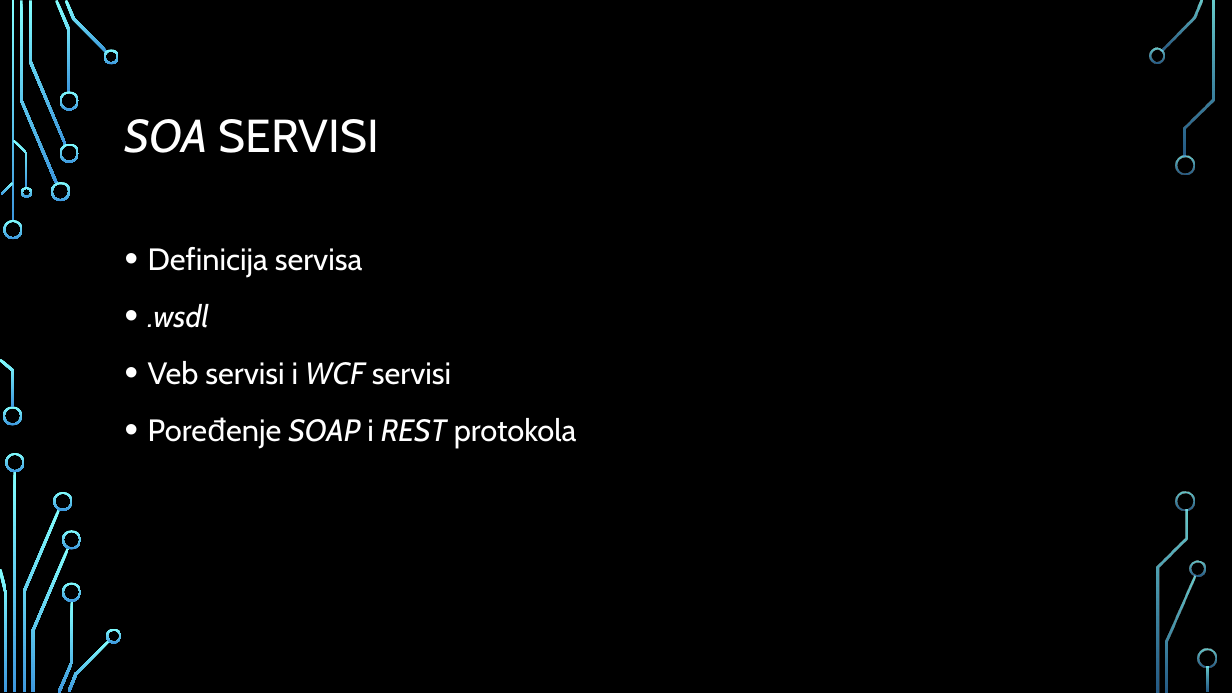
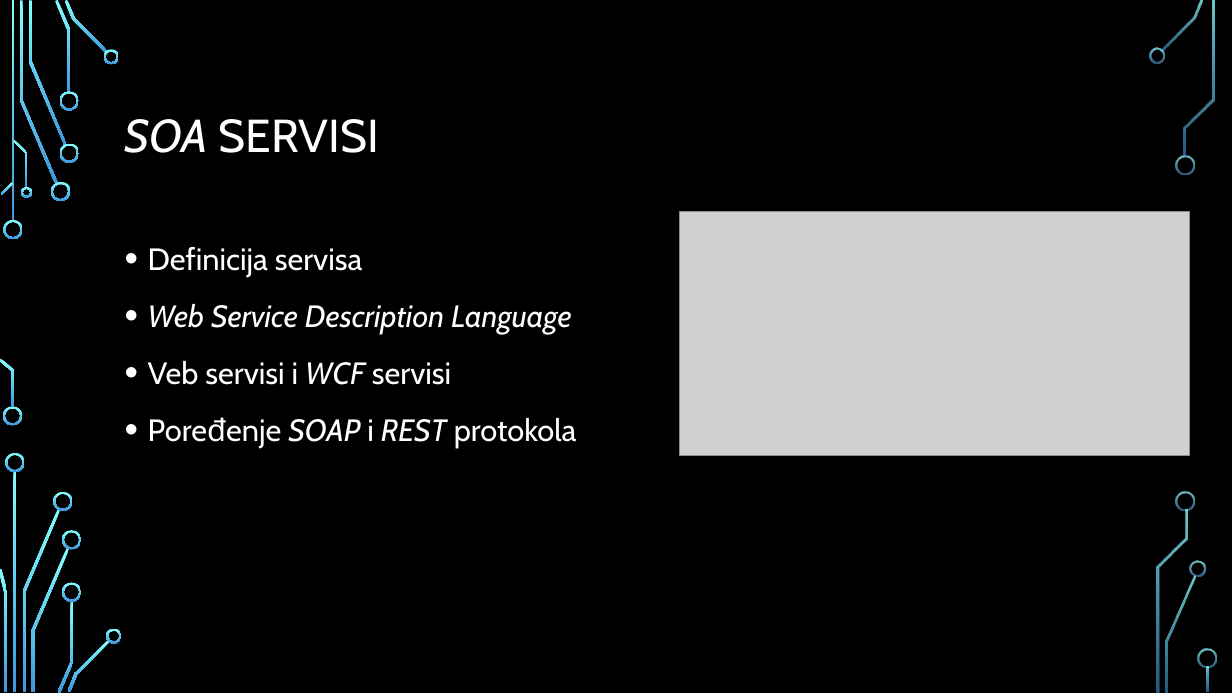
Before and after one commit to srdjanSrdjan9/master, a slide deck: slide 7 of Prezentacija.pptx. Drawn at 1232x693 pixels with LibreOffice and Linux fonts; fonts in the diff are those of the drawing; grey boxes stand for pictures; background and template pictures are left out. Boxes give left, top, right and bottom in pixels: in the first picture for what was removed or moved away, otherwise in the second. Text is boxed around its words. In the diff, an @@ line names an element or a change of style, - is before the commit and + after.

```diff
--- a/Prezentacija.pptx
+++ b/Prezentacija.pptx
@@ picture added at <box>679,212,1189,456</box> @@
@@ text at <box>148,304,572,334</box>: text changed @@
-• .wsdl
+• Web Service Description Language
```
Also in this commit, not shown: 1 other slide changed, 1 slide added, 2 other files.
